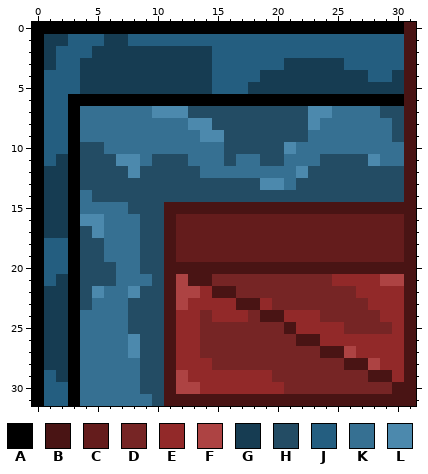
Two versions of one pixel-art file, Aseprite/CityOpenCorner_BotRight.aseprite. This is how it looked before the edit.
32x32 pixels, 1 frame.
Palette (. is transparent): A #000000  B #491414  C #641c1c  D #762525  E #922929  F #ad4343  G #163c52  H #234c64  J #245e80  K #367092  L #4c89ad
Pixels before, first column x 0:
 0 AAAAAAAAAAAAAAAAAAAAAAAAAAAAAAAB
 1 AGGJJJGGJJJJJJJJJJJJJJJJJJJJJJJB
 2 AGJJJGGGGGGGGGGJJJJJJJJJJJJJJJJB
 3 AGJJGGGGGGGGGGGJJJJJJGGGGGJJJJJB
 4 AJJJGGGGGGGGGGGJJJJGGGGGGGGGJJGB
 5 AJJJGGGGGGGGGGGJJJGGGGGGGGGGGGGB
 6 AJJAAAAAAAAAAAAAAAAAAAAAAAAAAAAB
 7 AJJAKKKKKKLLLHHHHHHHHHHLLKKKKHHB
 8 AJJAKKKKKKKKKLLHHHHHHHHLKKKKKKHB
 9 AJJAKKKKKKKKKKLLHHHHHHHKKKKKKKHB
10 AJJAHHKKKKKKKKKKHHHHHLKKKKKKKKKB
11 AJGAHHHLLKHHHKKKHKKHHKKKHHHHLKKB
12 AGGAHHHHLHHHHHKKKKKKKKLHHHHHHHHB
13 AGGAHHHHHHHHHHHHHHHLLKHHHHHHHHHB
14 AGGAKHHHHHHHHHHHHHHHHHHHHHHHHHHB
15 AGGAKKKKHHHBBBBBBBBBBBBBBBBBBBBB
16 AGGALLKKKHHBCCCCCCCCCCCCCCCCCCCB
17 AGGAHLKKKHHBCCCCCCCCCCCCCCCCCCCB
18 AJJAHHKKKHHBCCCCCCCCCCCCCCCCCCCB
19 AJJAHHKKKHHBCCCCCCCCCCCCCCCCCCCB
20 AJJAHHHKKHHBBBBBBBBBBBBBBBBBBBBB
21 AJGAHHHKKKHBFBBDDDDDDDDDDEEEEFFB
22 AGGAHLKKLHHBFFEBBDDDDDDDDDDEEEEB
23 AGGAHKKKHHHBFEEEEBBEDDDDDDDDEEEB
24 AGGAKKKKHHHBEEDEEEDBBEEEDDDDDEEB
25 AGGAKKKKHHHBEEDDDDDDDBEEEEDDDDEB
26 AGGAKKKKLHHBEEDDDDDDDDBBEEEEEEEB
27 AGGAKKKKLHHBEEDDDDDDDDDDBBFEEEEB
28 AGGAKKKKKHHBEEEDDDDDDDDDDDBBFEEB
29 AJGAKKKKKHHBFEEEEEEEDDDDDDDDBBEB
30 AJJAKKKKKHHBFFEEEEEEEDDDDDDDDDBB
31 AJJAKKKKKKHBBBBBBBBBBBBBBBBBBBBB
After:
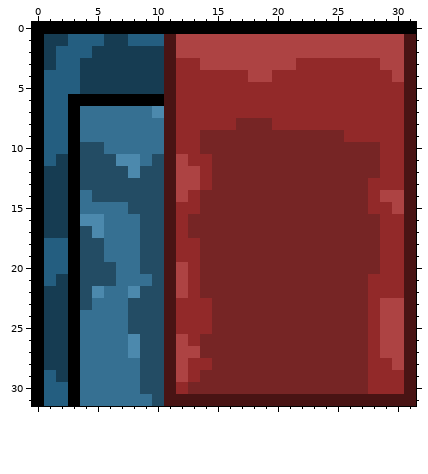
Commit message: updated the sprites for bottom walls on the city biome
The exact change:
Changed rows in their new state; - is an unchanged pixel.
first column x 11:
 0 --------------------A
 1 BFFFFFFFFFFFFFFFFFFF-
 2 BFFFFFFFFFFFFFFFFFFF-
 3 BEEFFFFFFFFEEEEEEEFF-
 4 BEEEEEEFFEEEEEEEEEEF-
 5 BEEEEEEEEEEEEEEEEEEE-
 6 BEEEEEEEEEEEEEEEEEEE-
 7 BEEEEEEEEEEEEEEEEEEE-
 8 BEEEEEDDDEEEEEEEEEEE-
 9 BEEDDDDDDDDDDDDEEEEE-
10 BEEDDDDDDDDDDDDDDDEE-
11 BFEEDDDDDDDDDDDDDDEE-
12 BFFEDDDDDDDDDDDDDDEE-
13 BFFEDDDDDDDDDDDDDEEE-
14 BFEDDDDDDDDDDDDDDEFF-
15 -EEDDDDDDDDDDDDDDEEF-
16 -EDDDDDDDDDDDDDDDDEE-
17 -EDDDDDDDDDDDDDDDDEE-
18 -EEDDDDDDDDDDDDDDDEE-
19 -EEDDDDDDDDDDDDDDDEE-
20 -FEDDDDDDDDDDDDDDDEE-
21 --ED----------DDD-EE-
22 --EDDD----------D----
23 -E--DDDDD---------FF-
24 ---EDDD-DDDDD----EFF-
25 ---E------DDDDD--EFF-
26 -F---------DDDDDD-FF-
27 -FF----------DDDD-FF-
28 -F-------------DDE-F-
29 ---DDDDDD--------EE--
30 -EDDDDDDDD-------EEE-
Boxes around the changes in both pictures, in picture pixels (x1, y1, x2, y2):
changed: (164, 22, 416, 394)
